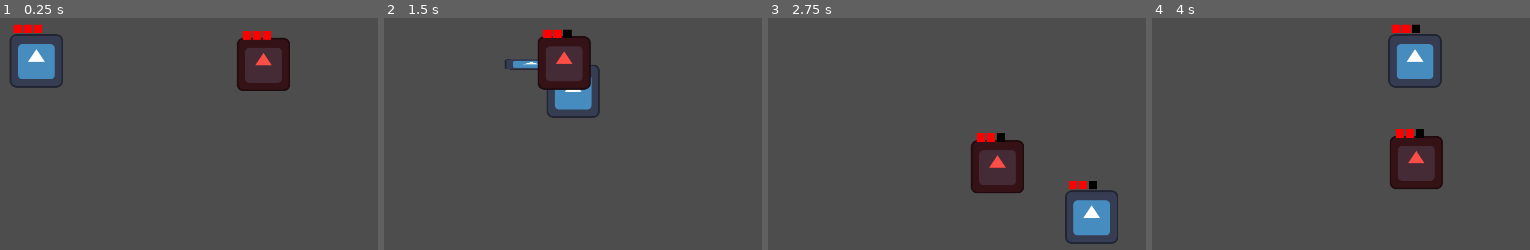
Above: before the commit, frames 1-4 (left to right).
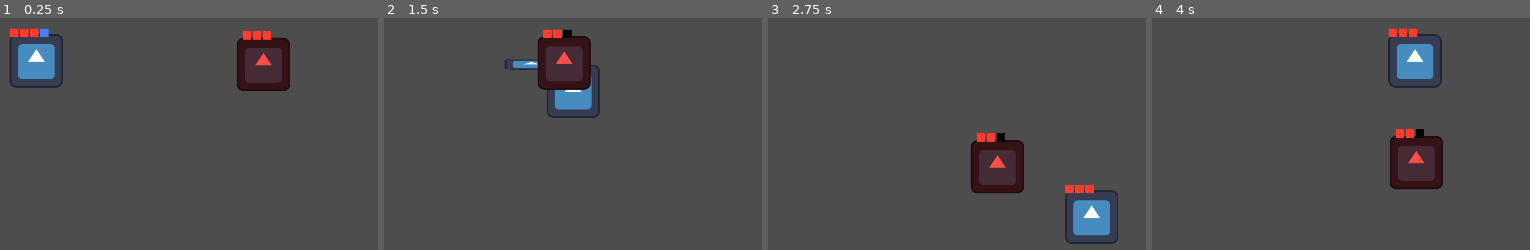
Above: after the commit, the same moments.

Repository: MamaDespik/GGJ-1
Game: Godot game, scene res://test.tscn
The game is run twice, just before and just after one commit, with the same random seed, the same clock (stepped at 60 frames per second) and the same inputs. The engine's default icon, where the game draws it, is replaced by a stand-in: a white triangle on a blue panel in a dark square.
Inputs (mouse positions are in pixels of both pictures, inside the frame that each line leads up to):
- Up to frame 1 (0.25 s): no input
- Up to frame 2 (1.5 s): tap Enter (ui_accept) at 0.5, 0.77 s; move the mouse to (outside the picture) at 0.52 s; hold D (move_right) 0.53-1.28 s; hold Mouse wheel up (change_highlight_left) 0.53-1.28 s; move the mouse to (565, 147) at 1.27 s; hold S (move_down) from 1.28 s (still down); tap Mouse wheel down (change_highlight_right) at 1.35 s
- Up to frame 3 (2.75 s): tap Enter (ui_accept) at 1.52 s; move the mouse to (outside the picture) at 2.02 s; release S (move_down) at 2.03 s; press the mouse at (outside the picture) at 2.03 s; hold D (move_right) from 2.03 s (still down)
- Up to frame 4 (4 s): move the mouse to (1454, 215) at 2.77 s; release D (move_right) at 2.78 s; release the mouse at (1454, 215) at 2.78 s; hold W (move_up) 2.78-3.53 s; tap Mouse wheel up (change_highlight_left) at 2.85 s; tap Enter (ui_accept) at 3.02, 3.77 s; move the mouse to (outside the picture) at 3.52 s; hold A (move_left) from 3.53 s (still down); hold Mouse wheel down (change_highlight_right) from 3.53 s (still down)

The runs differ from the first frame. In frame 1, 0.8% of the frame differs, in the area x 2-72%, y 2-10%; in frame 2, 0.2%; in frame 3, 0.6%; in frame 4, 0.6%.

Commit message:
Player Shield Module and Improved Module Linking

Diff:
--- a/godovelopment-game-jam-1/Enemy/enemy.gd
+++ b/godovelopment-game-jam-1/Enemy/enemy.gd
@@ -9,10 +9,12 @@
 @onready var health_module: HealthModule = $HealthModule
 @onready var state_machine: StateMachine = $StateMachine
 @onready var animation_player: AnimationPlayer = $AnimationPlayer
+@onready var hurt_box: HurtBox = $HurtBox
 
 func _ready() -> void:
 	state_machine.init(self)
 	state_machine.start()
+	hurt_box.hurt.connect(health_module.take_damage)
 	return
 
 func _process(delta):
@@ -26,7 +28,3 @@
 func _input(event):
 	state_machine.process_input(event)
 	return
-
-func _on_hurt_box_hurt(damage: int) -> void:
-	health_module.adjust_health(-damage)
-	return
--- a/godovelopment-game-jam-1/Enemy/enemy.tscn
+++ b/godovelopment-game-jam-1/Enemy/enemy.tscn
@@ -17,6 +17,69 @@
 
 [sub_resource type="RectangleShape2D" id="RectangleShape2D_eqilm"]
 size = Vector2(117, 118)
+
+[sub_resource type="Animation" id="Animation_jovdv"]
+length = 0.001
+tracks/0/type = "value"
+tracks/0/imported = false
+tracks/0/enabled = true
+tracks/0/path = NodePath("Attack/HitBox:enabled")
+tracks/0/interp = 1
+tracks/0/loop_wrap = true
+tracks/0/keys = {
+"times": PackedFloat32Array(0),
+"transitions": PackedFloat32Array(1),
+"update": 1,
+"values": [false]
+}
+tracks/1/type = "value"
+tracks/1/imported = false
+tracks/1/enabled = true
+tracks/1/path = NodePath("Attack/Sprite2D:visible")
+tracks/1/interp = 1
+tracks/1/loop_wrap = true
+tracks/1/keys = {
+"times": PackedFloat32Array(0),
+"transitions": PackedFloat32Array(1),
+"update": 1,
+"values": [false]
+}
+tracks/2/type = "value"
+tracks/2/imported = false
+tracks/2/enabled = true
+tracks/2/path = NodePath(".:rotation")
+tracks/2/interp = 1
+tracks/2/loop_wrap = true
+tracks/2/keys = {
+"times": PackedFloat32Array(0),
+"transitions": PackedFloat32Array(1),
+"update": 0,
+"values": [0.0]
+}
+tracks/3/type = "value"
+tracks/3/imported = false
+tracks/3/enabled = true
+tracks/3/path = NodePath("Attack:position")
+tracks/3/interp = 1
+tracks/3/loop_wrap = true
+tracks/3/keys = {
+"times": PackedFloat32Array(0),
+"transitions": PackedFloat32Array(1),
+"update": 0,
+"values": [Vector2(82, 0)]
+}
+tracks/4/type = "value"
+tracks/4/imported = false
+tracks/4/enabled = true
+tracks/4/path = NodePath(".:attacking")
+tracks/4/interp = 1
+tracks/4/loop_wrap = true
+tracks/4/keys = {
+"times": PackedFloat32Array(0),
+"transitions": PackedFloat32Array(1),
+"update": 1,
+"values": [false]
+}
 
 [sub_resource type="Animation" id="Animation_47ove"]
 resource_name = "attack"
@@ -83,69 +146,6 @@
 "values": [true, false]
 }
 
-[sub_resource type="Animation" id="Animation_jovdv"]
-length = 0.001
-tracks/0/type = "value"
-tracks/0/imported = false
-tracks/0/enabled = true
-tracks/0/path = NodePath("Attack/HitBox:enabled")
-tracks/0/interp = 1
-tracks/0/loop_wrap = true
-tracks/0/keys = {
-"times": PackedFloat32Array(0),
-"transitions": PackedFloat32Array(1),
-"update": 1,
-"values": [false]
-}
-tracks/1/type = "value"
-tracks/1/imported = false
-tracks/1/enabled = true
-tracks/1/path = NodePath("Attack/Sprite2D:visible")
-tracks/1/interp = 1
-tracks/1/loop_wrap = true
-tracks/1/keys = {
-"times": PackedFloat32Array(0),
-"transitions": PackedFloat32Array(1),
-"update": 1,
-"values": [false]
-}
-tracks/2/type = "value"
-tracks/2/imported = false
-tracks/2/enabled = true
-tracks/2/path = NodePath(".:rotation")
-tracks/2/interp = 1
-tracks/2/loop_wrap = true
-tracks/2/keys = {
-"times": PackedFloat32Array(0),
-"transitions": PackedFloat32Array(1),
-"update": 0,
-"values": [0.0]
-}
-tracks/3/type = "value"
-tracks/3/imported = false
-tracks/3/enabled = true
-tracks/3/path = NodePath("Attack:position")
-tracks/3/interp = 1
-tracks/3/loop_wrap = true
-tracks/3/keys = {
-"times": PackedFloat32Array(0),
-"transitions": PackedFloat32Array(1),
-"update": 0,
-"values": [Vector2(82, 0)]
-}
-tracks/4/type = "value"
-tracks/4/imported = false
-tracks/4/enabled = true
-tracks/4/path = NodePath(".:attacking")
-tracks/4/interp = 1
-tracks/4/loop_wrap = true
-tracks/4/keys = {
-"times": PackedFloat32Array(0),
-"transitions": PackedFloat32Array(1),
-"update": 1,
-"values": [false]
-}
-
 [sub_resource type="AnimationLibrary" id="AnimationLibrary_ht3ht"]
 _data = {
 &"RESET": SubResource("Animation_jovdv"),
@@ -216,6 +216,4 @@
 
 [node name="EnemyDyingState" parent="StateMachine" instance=ExtResource("10_nmr1a")]
 
-[connection signal="hurt" from="HurtBox" to="." method="_on_hurt_box_hurt"]
-
 [editable path="Attack/HitBox"]
--- a/godovelopment-game-jam-1/Modules/health_module.gd
+++ b/godovelopment-game-jam-1/Modules/health_module.gd
@@ -1,4 +1,4 @@
-extends Node2D
+extends HBoxContainer
 class_name HealthModule
 
 @export var max_health:int = 3
@@ -9,14 +9,12 @@
 @onready var empty_heart: ColorRect = %EmptyHeart
 @onready var health_display: HBoxContainer = $HealthDisplay
 
-signal died
-
 func _ready() -> void:
 	adjust_health(0)
+	return
 
 func adjust_health(adjustment:int):
 	current_health = clamp(current_health + adjustment, 0, max_health)
-	if current_health == 0: died.emit()
 
 	for child in health_display.get_children():
 		health_display.remove_child(child)
@@ -31,3 +29,11 @@
 		new_heart.show()
 		health_display.add_child(new_heart)
 	return
+
+func take_damage(damage:int):
+	adjust_health(-damage)
+	return
+
+func heal(amount:int):
+	adjust_health(amount)
+	return
--- a/godovelopment-game-jam-1/Modules/health_module.tscn
+++ b/godovelopment-game-jam-1/Modules/health_module.tscn
@@ -2,29 +2,26 @@
 
 [ext_resource type="Script" uid="uid://kuntnnwnmbw1" path="res://Modules/health_module.gd" id="1_xwnrn"]
 
-[node name="HealthModule" type="Node2D"]
+[node name="HealthModule" type="HBoxContainer"]
 script = ExtResource("1_xwnrn")
 
 [node name="FullHeart" type="ColorRect" parent="."]
 unique_name_in_owner = true
 visible = false
 custom_minimum_size = Vector2(20, 20)
-offset_right = 20.0
-offset_bottom = 20.0
+layout_mode = 2
 size_flags_horizontal = 0
 size_flags_vertical = 0
-color = Color(1, 0, 0, 1)
+color = Color(1, 0.229536, 0.174185, 1)
 
 [node name="EmptyHeart" type="ColorRect" parent="."]
 unique_name_in_owner = true
 visible = false
 custom_minimum_size = Vector2(20, 20)
-offset_right = 20.0
-offset_bottom = 20.0
+layout_mode = 2
 size_flags_horizontal = 0
 size_flags_vertical = 0
 color = Color(0, 0, 0, 1)
 
 [node name="HealthDisplay" type="HBoxContainer" parent="."]
-offset_right = 40.0
-offset_bottom = 40.0
+layout_mode = 2
--- /dev/null
+++ b/godovelopment-game-jam-1/Modules/shield_module.gd
@@ -0,0 +1,37 @@
+extends HBoxContainer
+class_name ShieldModule
+
+@export var current_shield:int = 0
+
+@onready var full_shield: ColorRect = %FullShield
+@onready var shield_display: HBoxContainer = $ShieldDisplay
+
+signal no_shield(spillover:int)
+
+func _ready() -> void:
+	adjust_shield(0)
+	return
+
+func adjust_shield(adjustment:int):
+	current_shield += adjustment
+	if current_shield < 0:
+		no_shield.emit(-current_shield)
+		current_shield = 0
+
+	for child in shield_display.get_children():
+		shield_display.remove_child(child)
+		child.queue_free()
+
+	for i in current_shield:
+		var new_shield := full_shield.duplicate()
+		new_shield.show()
+		shield_display.add_child(new_shield)
+	return
+
+func take_damage(damage:int):
+	adjust_shield(-damage)
+	return
+
+func add_shield(amount:int):
+	adjust_shield(amount)
+	return
--- /dev/null
+++ b/godovelopment-game-jam-1/Modules/shield_module.tscn
@@ -0,0 +1,18 @@
+[gd_scene load_steps=2 format=3 uid="uid://cp15t5spntif"]
+
+[ext_resource type="Script" uid="uid://y4dxqj6ts6f0" path="res://Modules/shield_module.gd" id="1_7yb2a"]
+
+[node name="ShieldModule" type="HBoxContainer"]
+script = ExtResource("1_7yb2a")
+
+[node name="FullShield" type="ColorRect" parent="."]
+unique_name_in_owner = true
+visible = false
+custom_minimum_size = Vector2(20, 20)
+layout_mode = 2
+size_flags_horizontal = 0
+size_flags_vertical = 0
+color = Color(0.265507, 0.50137, 1, 1)
+
+[node name="ShieldDisplay" type="HBoxContainer" parent="."]
+layout_mode = 2
--- a/godovelopment-game-jam-1/Player/player.gd
+++ b/godovelopment-game-jam-1/Player/player.gd
@@ -8,12 +8,16 @@
 @onready var animation_player: AnimationPlayer = $AnimationPlayer
 @onready var collision_shape_2d: CollisionShape2D = $CollisionShape2D
 @onready var health_module: HealthModule = $HealthModule
+@onready var hurt_box: HurtBox = $HurtBox
+@onready var shield_module: ShieldModule = $HealthModule/ShieldModule
 
 var direction = -1
 
 func _ready():
 	state_machine.init(self)
 	state_machine.start()
+	hurt_box.hurt.connect(shield_module.take_damage)
+	shield_module.no_shield.connect(health_module.take_damage)
 	return
 
 func _process(delta):
@@ -52,7 +56,3 @@
 func _on_animation_player_current_animation_changed(_animation_name: String) -> void:
 	#print("Animation Started: ", animation_name)
 	return
-
-func _on_hurt_box_hurt(damage: int) -> void:
-	health_module.adjust_health(-damage)
-	return
--- a/godovelopment-game-jam-1/Player/player.tscn
+++ b/godovelopment-game-jam-1/Player/player.tscn
@@ -1,8 +1,9 @@
-[gd_scene load_steps=19 format=3 uid="uid://cnphch8ulvp8p"]
+[gd_scene load_steps=20 format=3 uid="uid://cnphch8ulvp8p"]
 
 [ext_resource type="Script" uid="uid://cdtladigjlq1e" path="res://Player/player.gd" id="1_jrvh6"]
 [ext_resource type="Script" uid="uid://c4edr6f2t0ucp" path="res://Player/PlayerMovementData.gd" id="2_45c3k"]
 [ext_resource type="Texture2D" uid="uid://thnj12t7c3yd" path="res://Assets/icon.svg" id="3_fhl08"]
+[ext_resource type="PackedScene" uid="uid://cp15t5spntif" path="res://Modules/shield_module.tscn" id="4_apopc"]
 [ext_resource type="PackedScene" uid="uid://ccg26bgjvfxse" path="res://Modules/health_module.tscn" id="4_od3ui"]
 [ext_resource type="PackedScene" uid="uid://bvgf768latsby" path="res://Modules/hurt_box.tscn" id="5_00tjw"]
 [ext_resource type="PackedScene" uid="uid://dnwb2tosqt7sb" path="res://Modules/hit_box.tscn" id="6_x3vf3"]
@@ -60,7 +61,14 @@
 shape = SubResource("RectangleShape2D_bsdr6")
 
 [node name="HealthModule" parent="." instance=ExtResource("4_od3ui")]
-position = Vector2(-55, -87)
+offset_left = -63.0
+offset_top = -77.0
+offset_right = -59.0
+offset_bottom = -77.0
+
+[node name="ShieldModule" parent="HealthModule" instance=ExtResource("4_apopc")]
+layout_mode = 2
+current_shield = 1
 
 [node name="HurtBox" parent="." instance=ExtResource("5_00tjw")]
 visible = false
@@ -90,5 +98,4 @@
 &"": SubResource("AnimationLibrary_x3vf3")
 }
 
-[connection signal="hurt" from="HurtBox" to="." method="_on_hurt_box_hurt"]
 [connection signal="current_animation_changed" from="AnimationPlayer" to="." method="_on_animation_player_current_animation_changed"]
Not shown, added: godovelopment-game-jam-1/Modules/shield_module.gd.uid
Not shown, changed: TODO.txt
